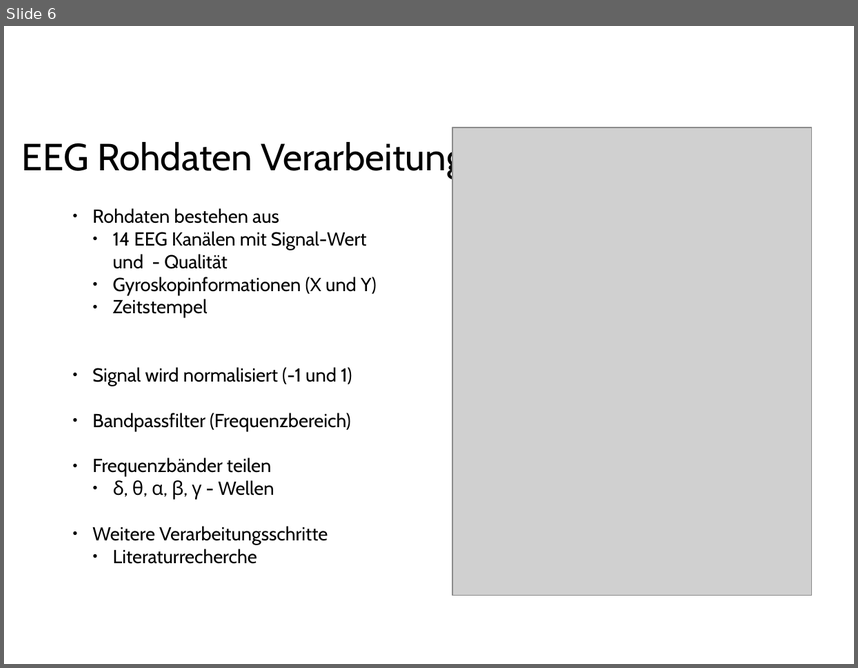
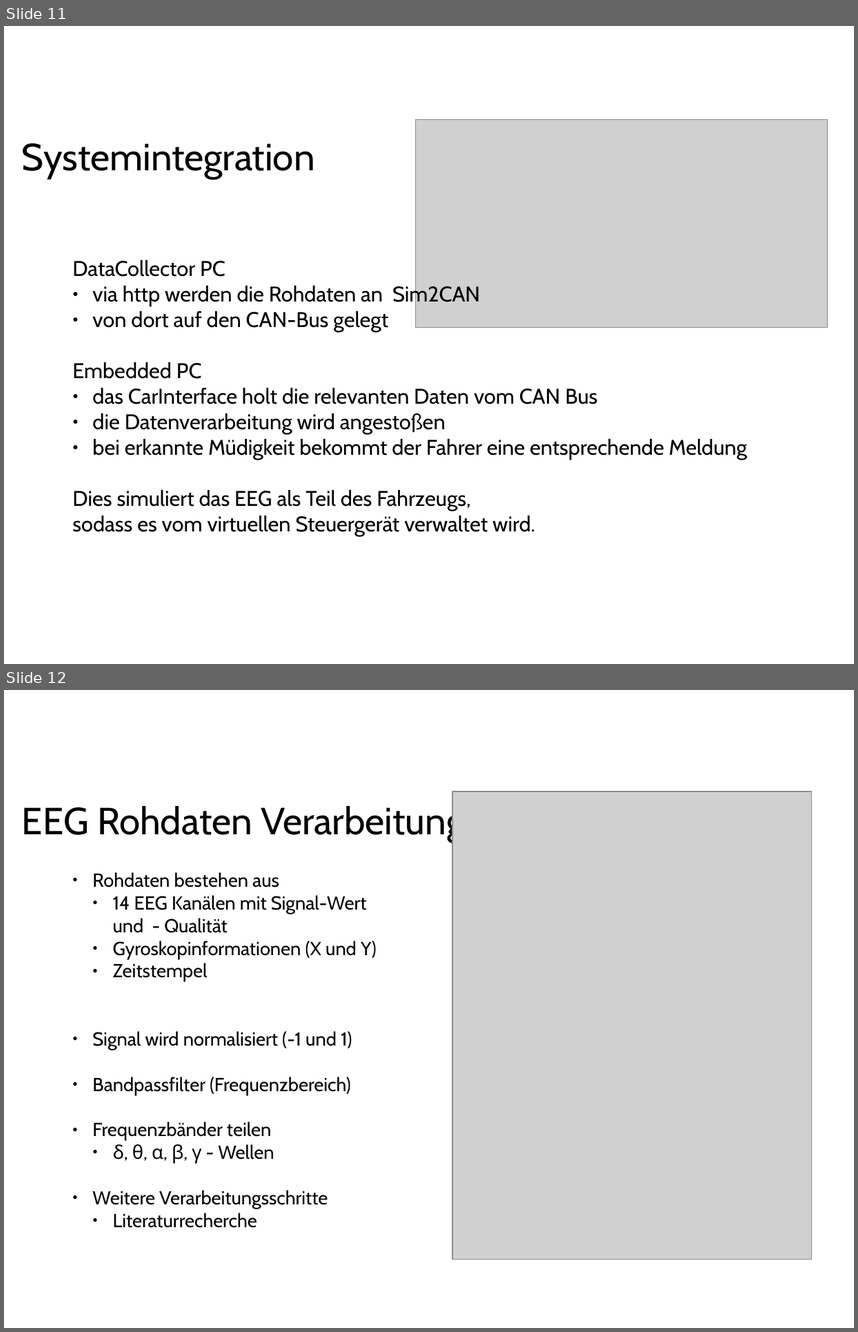
Before and after one commit to ppasler/current-adas, a slide deck: project/presentation/Praesentation_PoSDBoS_Pasler.odp. Shown one above the other, each under a label of ours: slide 6 before the commit, slides 11 and 12 after it. The pictures are 858x668 and 858x1332 pixels, drawn with LibreOffice and Linux fonts; fonts in the diff are those of the drawing; grey boxes stand for pictures; background and template pictures are left out. Boxes give left, top, right and bottom in pixels: in the first picture for what was removed or moved away, otherwise in the second. Text is boxed around its words. In the diff, an @@ line names an element or a change of style, - is before the commit and + after.

```diff
--- a/project/presentation/Praesentation_PoSDBoS_Pasler.odp
+++ b/project/presentation/Praesentation_PoSDBoS_Pasler.odp
@@ slide 11 added at [4, 26, 854, 664], background #FFFFFF @@
@@ picture added at [415, 120, 827, 327] @@
@@ text added at [22, 143, 315, 178], 32 pt, text #000000 @@
+Systemintegration
@@ text added at [72, 260, 747, 536], 18 pt, text #000000 @@
+DataCollector PC
+● via http werden die Rohdaten an Sim2CAN
+● von dort auf den CAN-Bus gelegt
+Embedded PC
+● das CarInterface holt die relevanten Daten vom CAN Bus
+● die Datenverarbeitung wird angestoßen
+● bei erkannte Müdigkeit bekommt der Fahrer eine entsprechende Meldung
+Dies simuliert das EEG als Teil des Fahrzeugs,
+sodass es vom virtuellen Steuergerät verwaltet wird.
@@ what was slide 6 is now slide 12 @@
```
Also in this commit, not shown: 2 slides changed, 7 other slides added, 5 slides removed.
